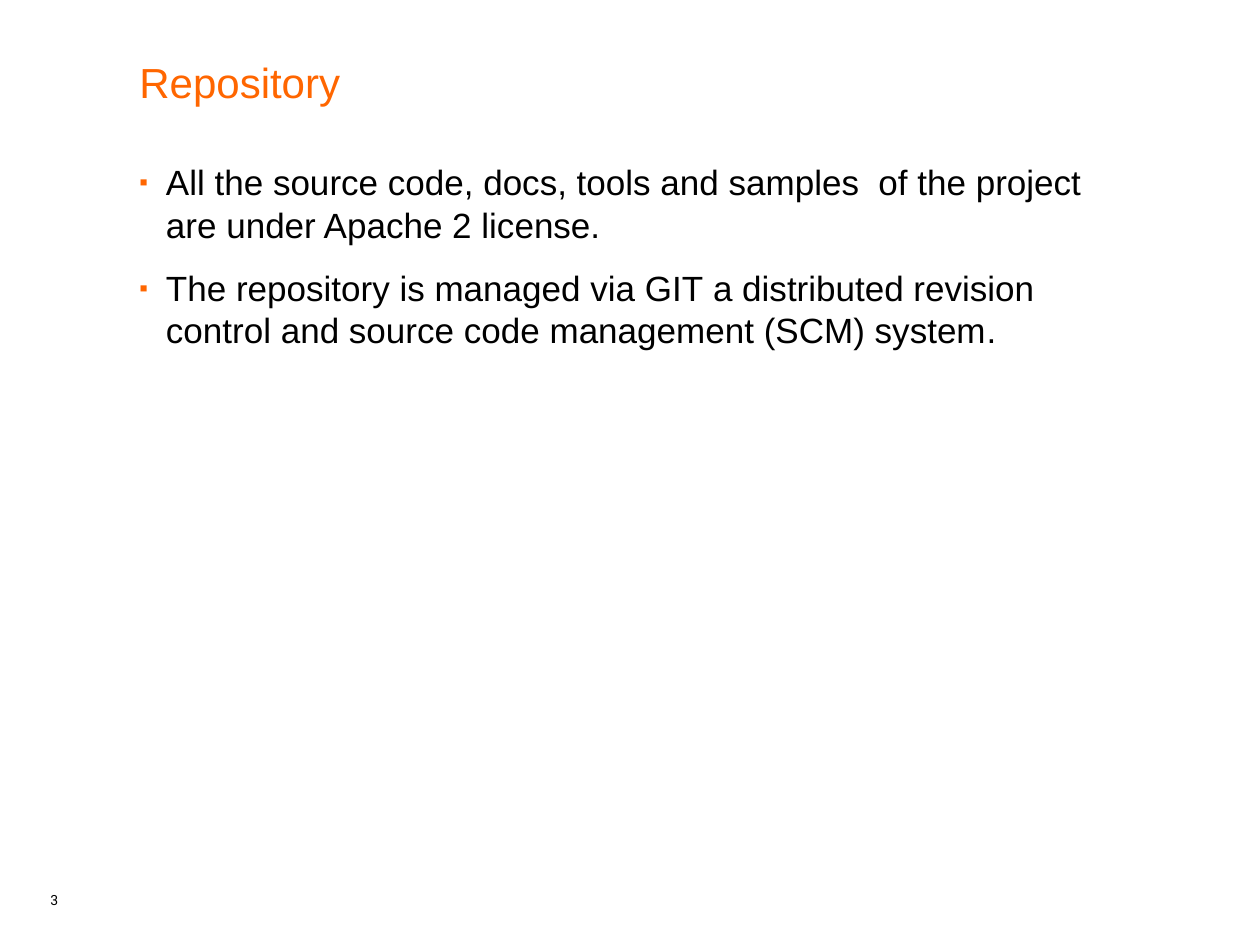
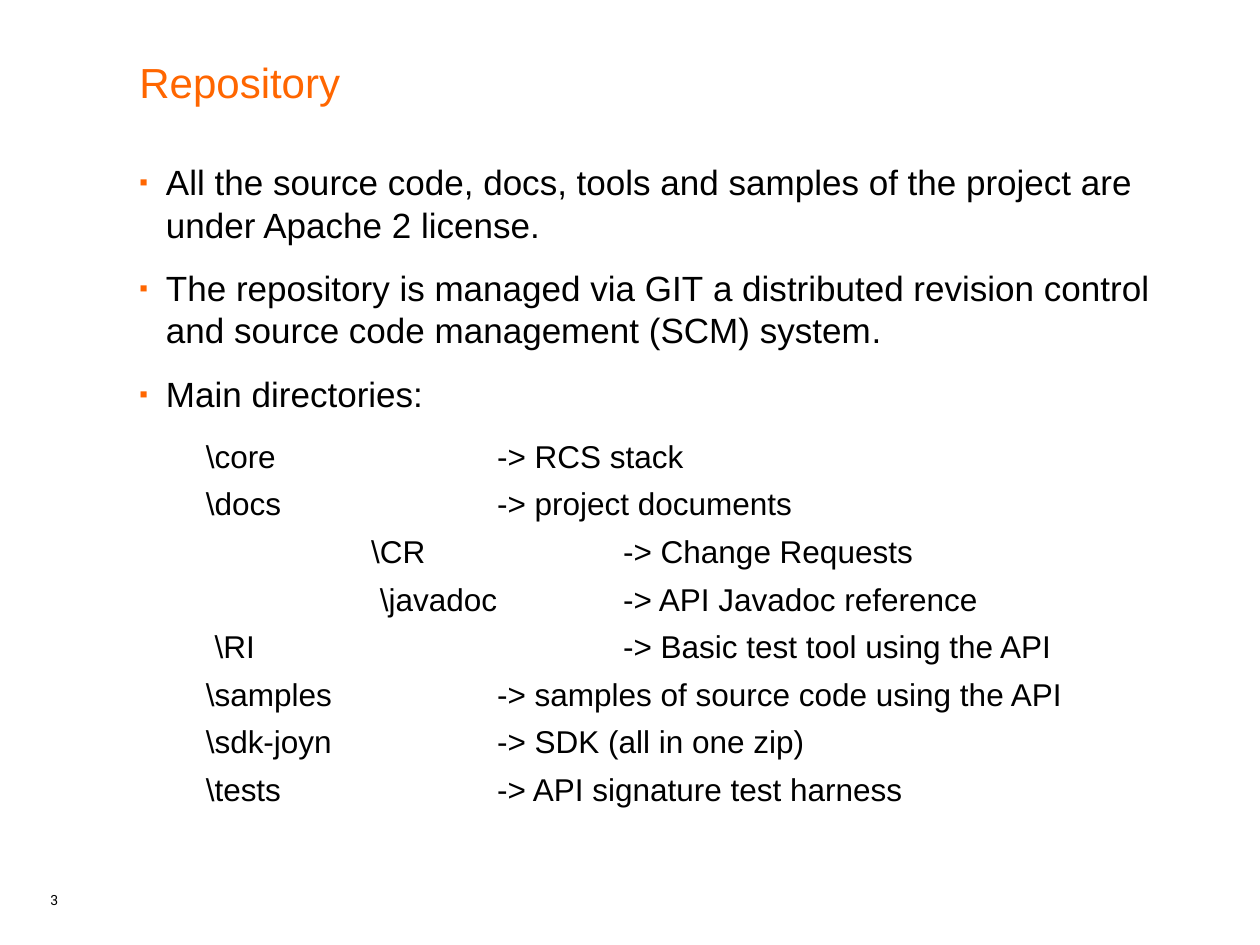
Before and after one commit to android-rcs/rcsjta, a slide deck: slide 3 of docs/RCSJTA_open_source.ppt. Drawn at 1260x945 pixels with LibreOffice and Linux fonts; fonts in the diff are those of the drawing. Boxes give left, top, right and bottom in pixels: in the first picture for what was removed or moved away, otherwise in the second. Text is boxed around its words. In the diff, an @@ line names an element or a change of style, - is before the commit and + after.

Commit message:
Update docs

```diff
--- a/docs/RCSJTA_open_source.ppt
+++ b/docs/RCSJTA_open_source.ppt
@@ text at bbox=[166, 381, 1062, 807]: paragraphs added @@
+▪ Main directories:
+  \core -> RCS stack
+  \docs -> project documents
+  \CR -> Change Requests
+  \javadoc -> API Javadoc reference
+  \RI -> Basic test tool using the API
+  \samples -> samples of source code using the API
+  \sdk-joyn -> SDK (all in one zip)
+  \tests -> API signature test harness
```
Also in this commit, not shown: 3 other slides changed, 2 slides added, 1 slide removed, 7 other files.
